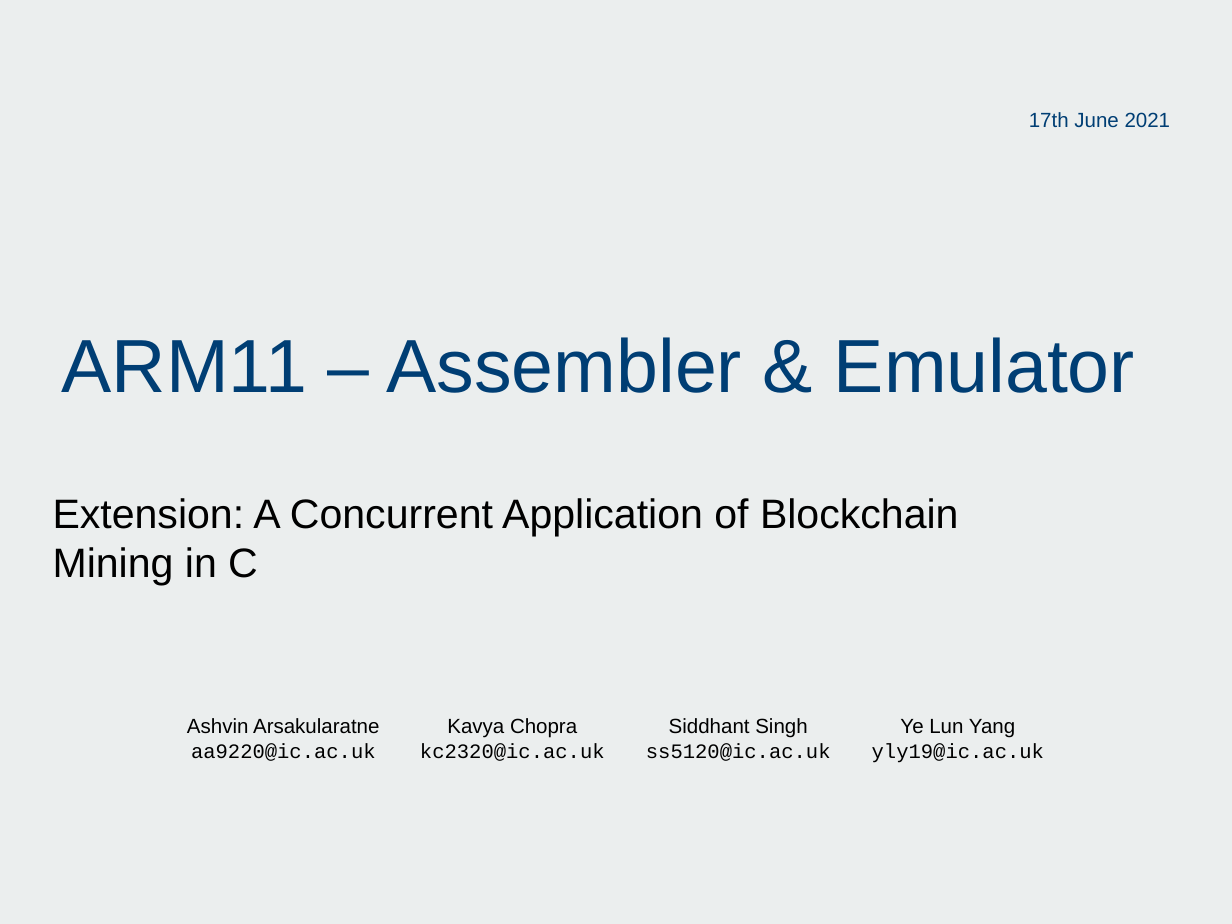
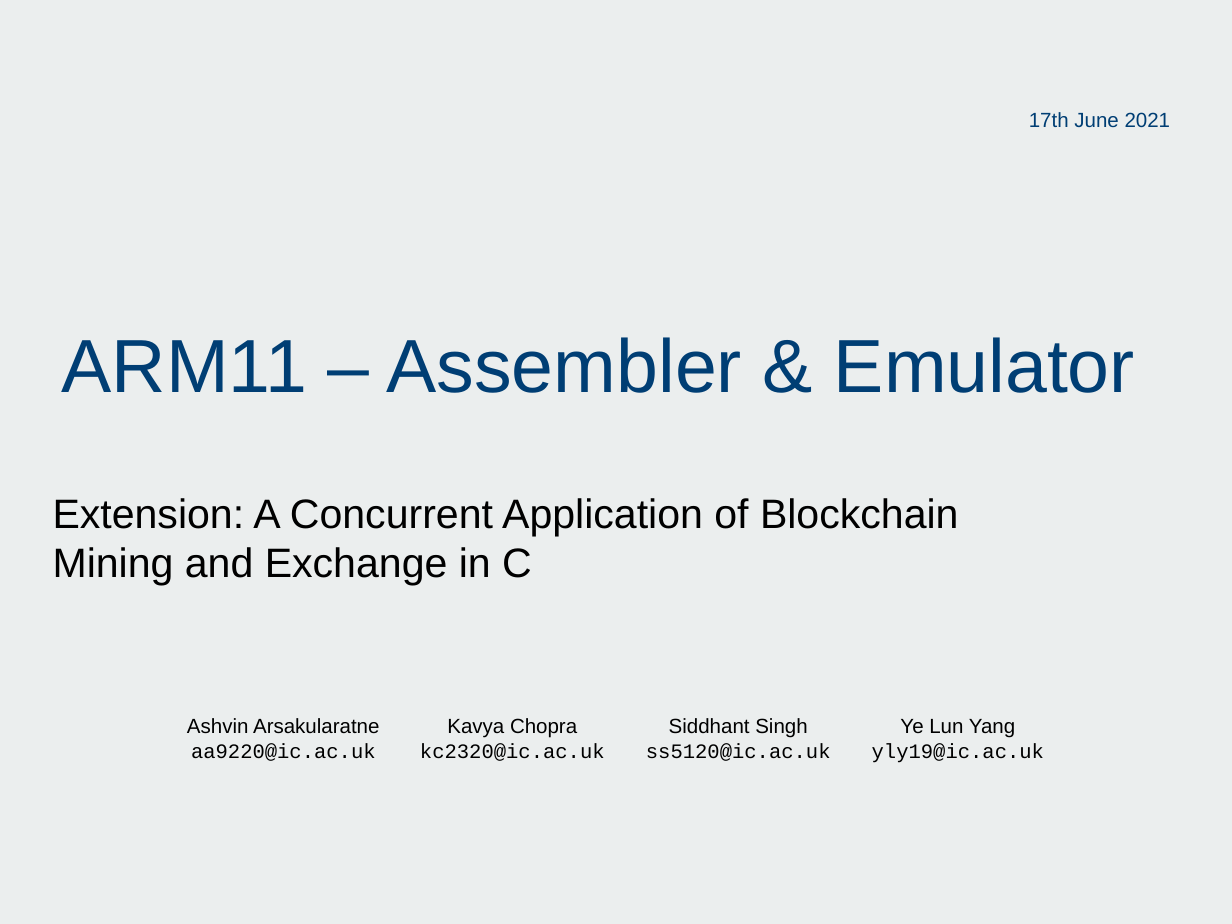
Before and after one commit to SiddhantSingh15/ImpCoin, a slide deck: slide 1 of doc/Group 02.pptx. Drawn at 1232x924 pixels with LibreOffice and Linux fonts; fonts in the diff are those of the drawing; background and template pictures are left out. Boxes give left, top, right and bottom in pixels: in the first picture for what was removed or moved away, otherwise in the second. Text is boxed around its words. In the diff, an @@ line names an element or a change of style, - is before the commit and + after.

```diff
--- a/doc/Group 02.pptx
+++ b/doc/Group 02.pptx
@@ subtitle at box(53, 498, 959, 586): text changed @@
-Extension: A Concurrent Application of Blockchain Mining in C
+Extension: A Concurrent Application of Blockchain Mining and Exchange in C
```
Also in this commit, not shown: 5 slides added, 8 slides removed.
